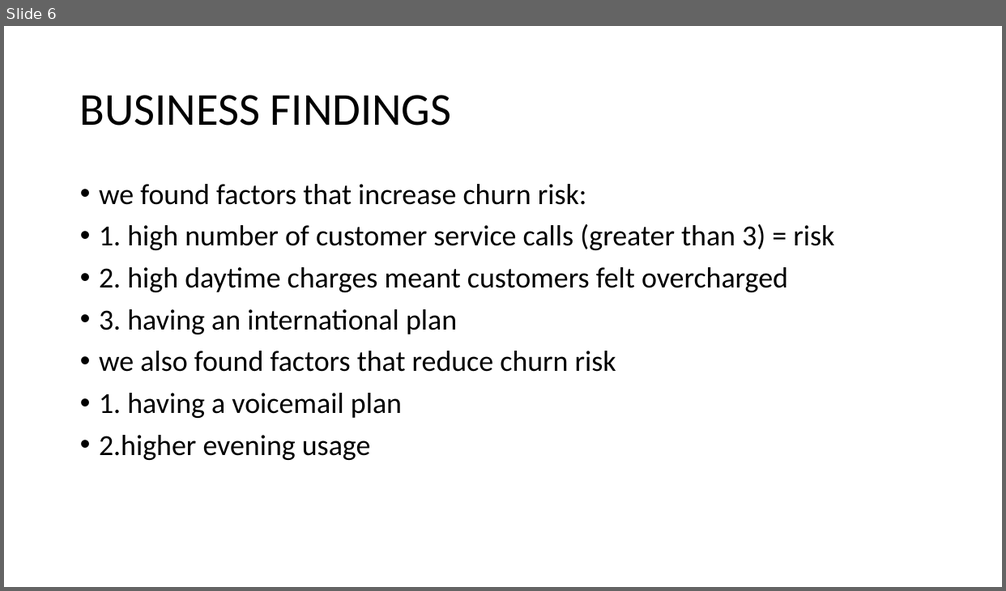
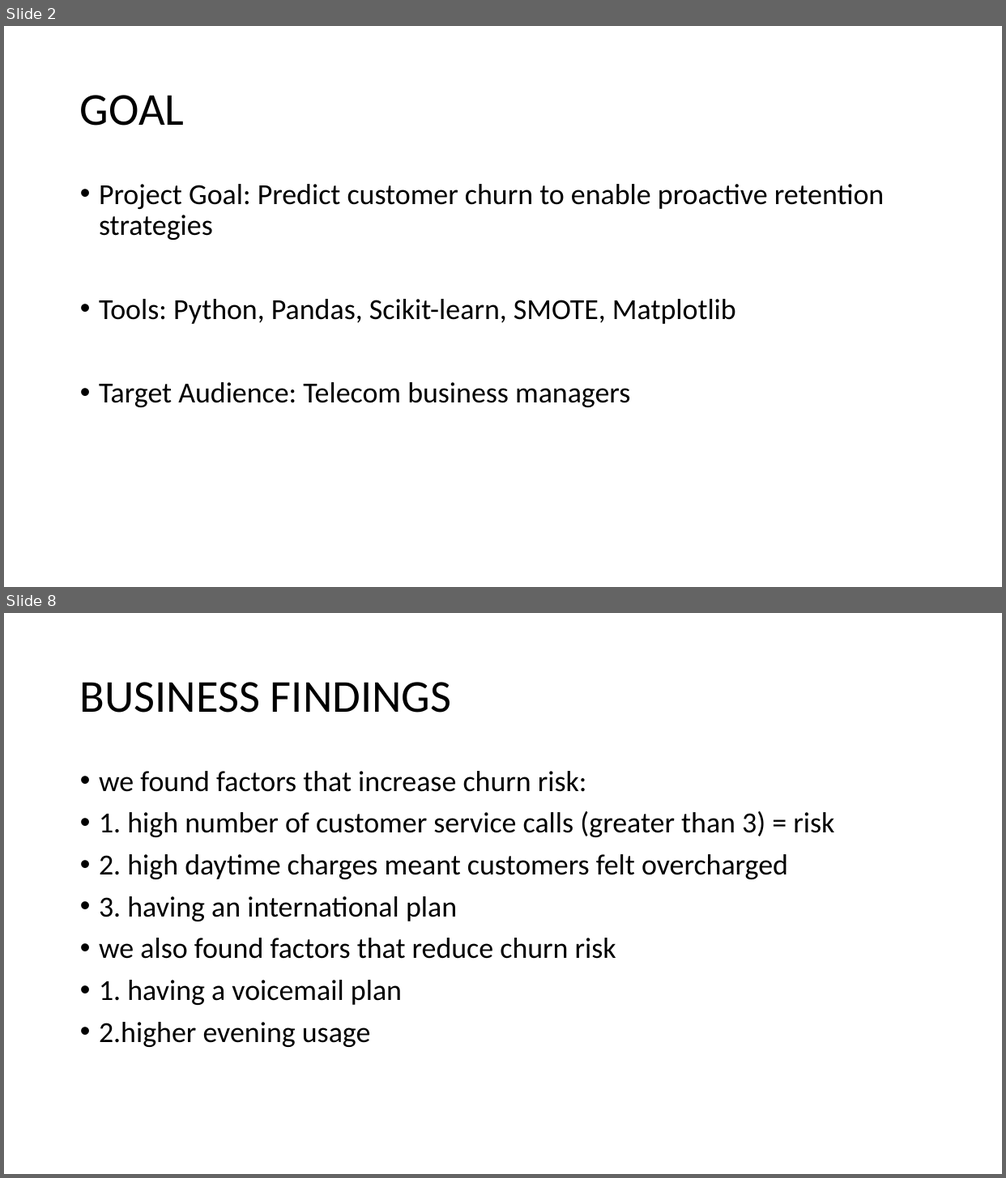
Before and after one commit to K-OK27/phase_3-project, a slide deck: churn PPTX Presentation.pptx. Shown one above the other, each under a label of ours: slide 6 before the commit, slides 2 and 8 after it; the slides between them are not shown. The pictures are 1006x591 and 1006x1178 pixels, drawn with LibreOffice and Linux fonts; fonts in the diff are those of the drawing. Boxes give left, top, right and bottom in pixels: in the first picture for what was removed or moved away, otherwise in the second. Text is boxed around its words. In the diff, an @@ line names an element or a change of style, - is before the commit and + after.

```diff
--- a/churn PPTX Presentation.pptx
+++ b/churn PPTX Presentation.pptx
@@ slide 2 added at (x1=4, y1=26, x2=1002, y2=587), background #FFFFFF @@
@@ title added at (x1=80, y1=95, x2=185, y2=126), 44 pt, text #000000 @@
+GOAL
@@ text added at (x1=99, y1=184, x2=884, y2=408), 28 pt, text #000000 @@
+• Project Goal: Predict customer churn to enable proactive retention strategies
+• Tools: Python, Pandas, Scikit-learn, SMOTE, Matplotlib
+• Target Audience: Telecom business managers
@@ what was slide 6 is now slide 8 @@
```
Also in this commit, not shown: 3 slides changed, 3 other slides added, 2 slides removed.
